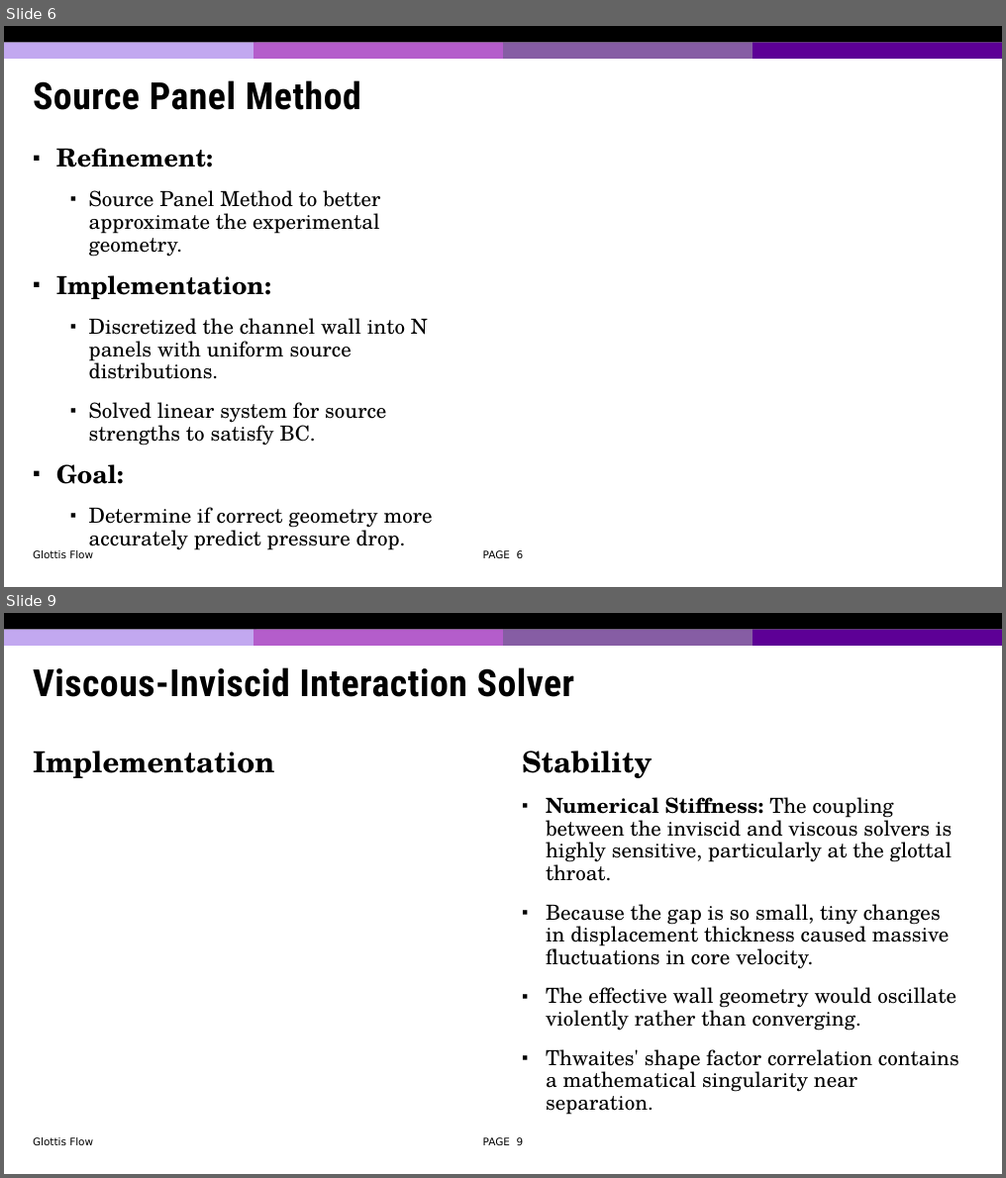
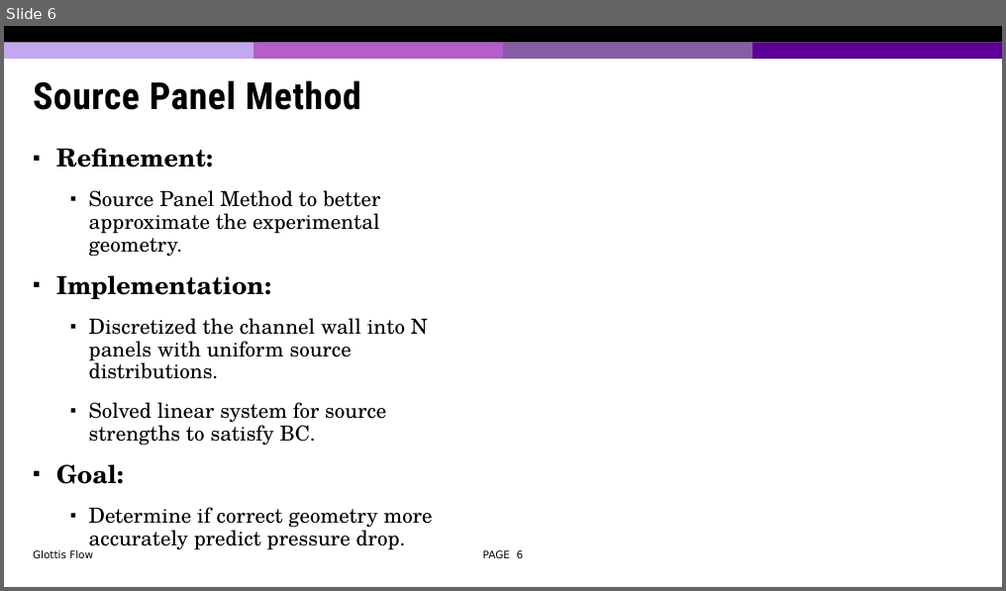
Before and after one commit to jiangdizhu/ME662-Project, a slide deck: ME662_Project_Presentation_JD.pptx. Shown one above the other, each under a label of ours: slides 6 and 9 before the commit, slide 6 after it; the slides between them are not shown. The pictures are 1006x1178 and 1006x591 pixels, drawn with LibreOffice and Linux fonts; fonts in the diff are those of the drawing; grey boxes stand for pictures; background and template pictures are left out. Boxes give left, top, right and bottom in pixels: in the first picture for what was removed or moved away, otherwise in the second. Text is boxed around its words. In the diff, an @@ line names an element or a change of style, - is before the commit and + after.

```diff
--- a/ME662_Project_Presentation_JD.pptx
+++ b/ME662_Project_Presentation_JD.pptx
@@ slide 9 removed at [4,613,1002,1174], background #FFFFFF; not listed: 5 template elements that a slide beside it also shows @@
@@ title removed at [33,667,575,697] @@
-Viscous-Inviscid Interaction Solver
@@ text removed at [33,751,274,778] @@
-Implementation
@@ text removed at [522,751,651,778] @@
-Stability
@@ text removed at [546,797,959,1115] @@
-▪ Numerical Stiffness: The coupling between the inviscid and viscous solvers is highly sensitive, particularly at the glottal throat.
-▪ Because the gap is so small, tiny changes in displacement thickness caused massive fluctuations in core velocity.
-▪ The effective wall geometry would oscillate violently rather than converging.
-▪ Thwaites' shape factor correlation contains a mathematical singularity near separation.
@@ text removed at [33,1138,93,1146] @@
-Glottis Flow
@@ page number removed at [483,1138,524,1146] @@
-PAGE 9
```
Also in this commit, not shown: 2 slides changed, 2 other slides removed, 1 other file.
